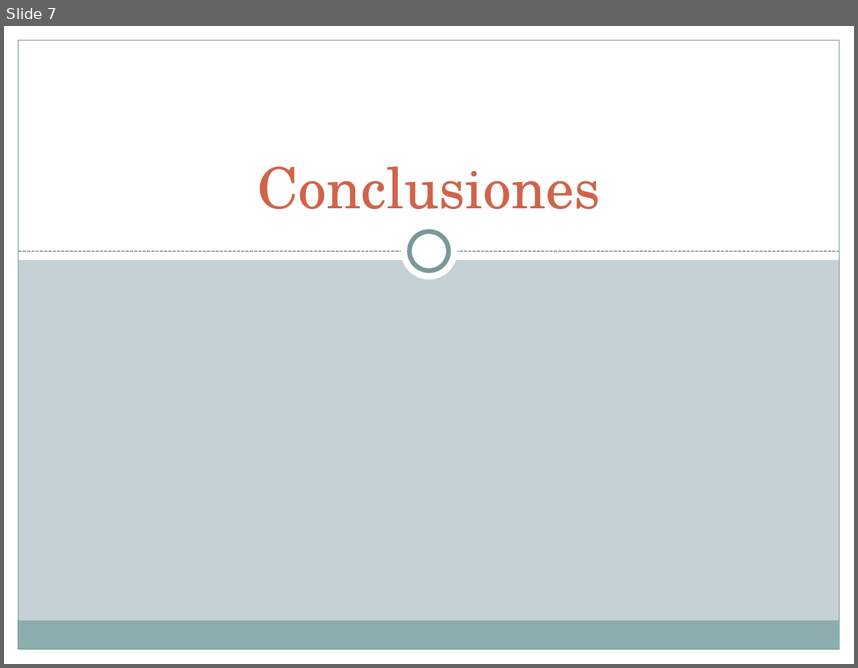
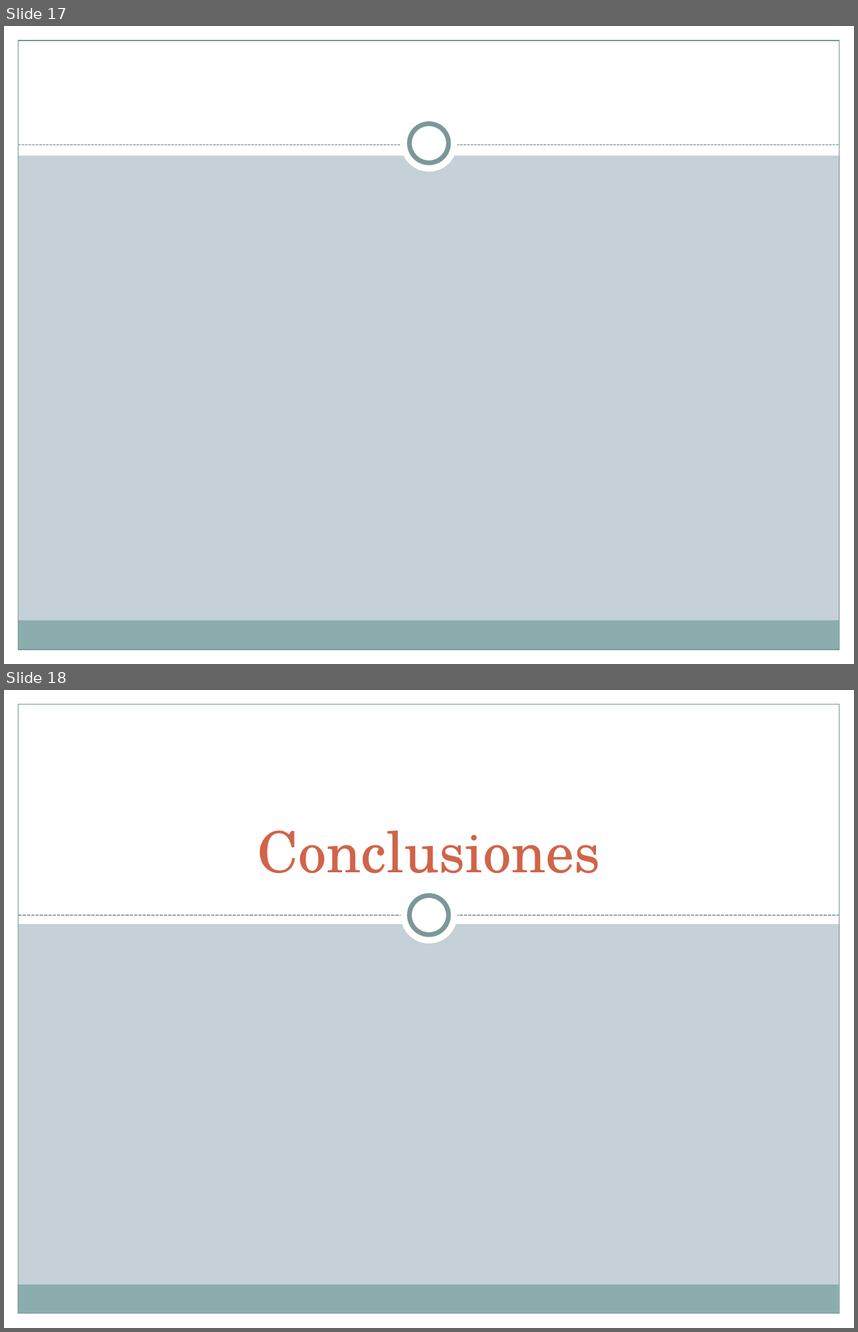
Before and after one commit to diegohttp/plagiarius, a slide deck: Lab6/Diapos HIPOTESIS.pptx. Shown one above the other, each under a label of ours: slide 7 before the commit, slides 17 and 18 after it. The pictures are 858x668 and 858x1332 pixels, drawn with LibreOffice and Linux fonts; fonts in the diff are those of the drawing. Boxes give left, top, right and bottom in pixels: in the first picture for what was removed or moved away, otherwise in the second. Text is boxed around its words. In the diff, an @@ line names an element or a change of style, - is before the commit and + after.

```diff
--- a/Lab6/Diapos HIPOTESIS.pptx
+++ b/Lab6/Diapos HIPOTESIS.pptx
@@ slide 17 added at (4, 26, 854, 664), background #C5D1D7; not listed: 5 template elements that a slide beside it also shows @@
@@ rectangle added at (4, 26, 854, 155), fill #FFFFFF @@
@@ ellipse added at (401, 115, 458, 172), fill #FFFFFF @@
@@ ellipse added at (410, 124, 448, 163), fill #FFFFFF, outline #7C999A 4 pt @@
@@ line added from (18, 145) to (840, 145), #7C999A 0.75 pt dashed @@
@@ what was slide 7 is now slide 18 @@
```
Also in this commit, not shown: 1 slide changed, 11 other slides added, 1 slide removed.
